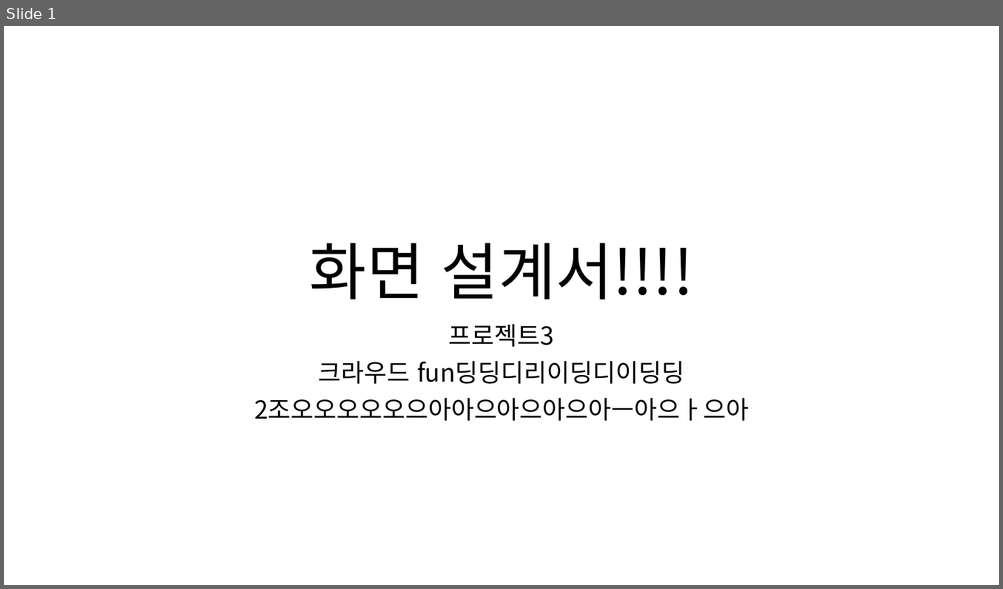
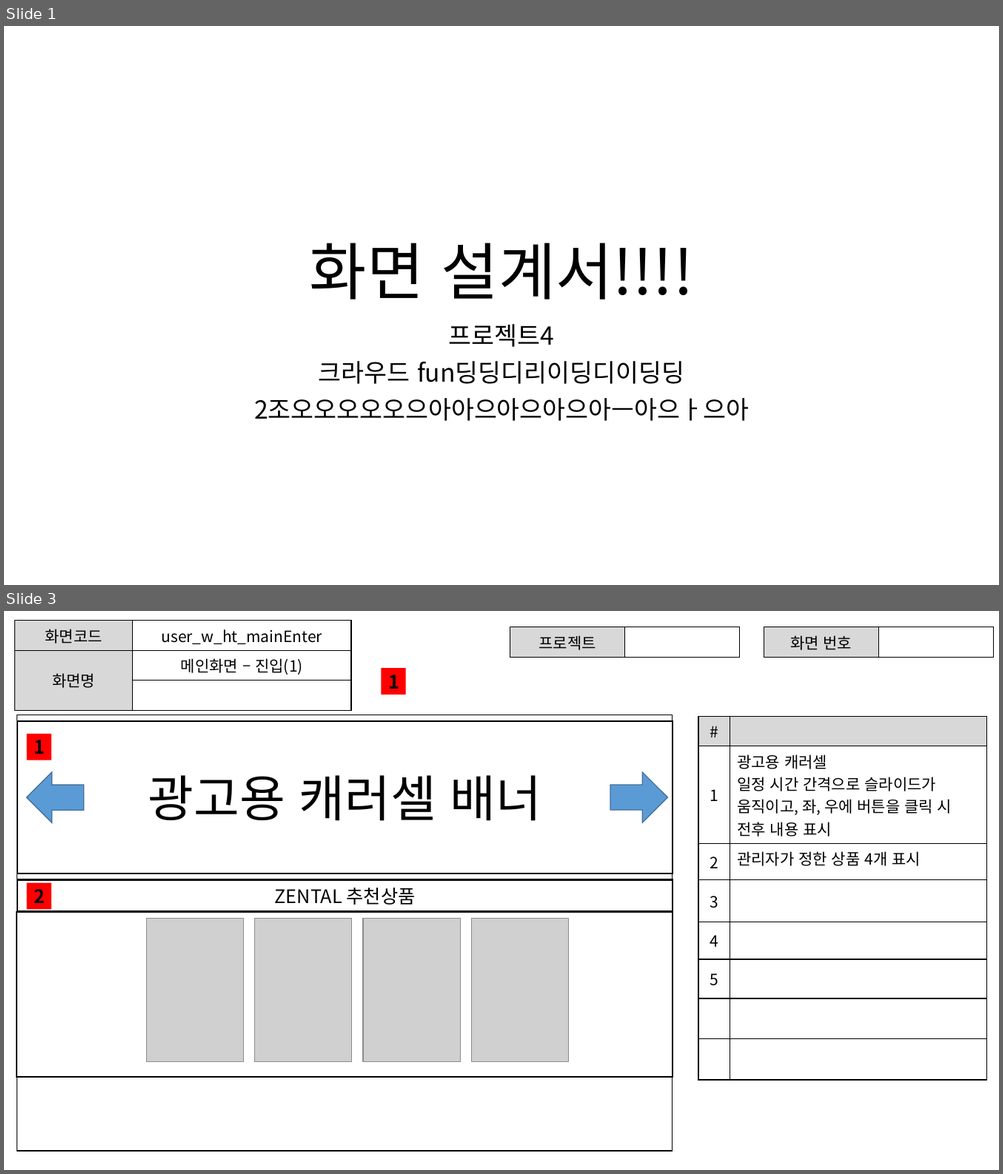
Before and after one commit to ezenteam2/RentalEquip, a slide deck: 0 발표용 파워포인트/0306 1차발표/0306 project04 - 파워포인트 - 현태.pptx. Shown one above the other, each under a label of ours: slide 1 before the commit, slides 1 and 3 after it; the slides between them are not shown. The pictures are 1003x589 and 1003x1174 pixels, drawn with LibreOffice and Linux fonts; fonts in the diff are those of the drawing; grey boxes stand for pictures. Boxes give left, top, right and bottom in pixels: in the first picture for what was removed or moved away, otherwise in the second. Text is boxed around its words. In the diff, an @@ line names an element or a change of style, - is before the commit and + after.

```diff
--- a/0 발표용 파워포인트/0306 1차발표/0306 project04 - 파워포인트 - 현태.pptx
+++ b/0 발표용 파워포인트/0306 1차발표/0306 project04 - 파워포인트 - 현태.pptx
@@ slide 3 added at <box>4,611,999,1170</box>, background #FFFFFF @@
@@ table added at <box>14,621,351,699</box>, 3 rows, 2 columns @@
+화면코드 | user_w_ht_mainEnter
+화면명 | 메인화면 – 진입(1)
+ | 
@@ table added at <box>510,627,740,653</box>, 1 rows, 2 columns @@
+프로젝트 | 
@@ table added at <box>763,627,993,653</box>, 1 rows, 2 columns @@
+화면 번호 | 
@@ rectangle added at <box>381,669,405,695</box>, fill #FF0000, 18 pt, text #000000, bold @@
+1
@@ rectangle added at <box>17,715,671,1151</box>, outline #000000 1 pt @@
@@ rectangle added at <box>17,721,673,874</box>, outline #000000 1.5 pt, 48 pt, text #000000 @@
+광고용 캐러셀 배너
@@ table added at <box>699,716,987,1062</box>, 8 rows, 2 columns @@
+# | 
+1 | 광고용 캐러셀 / 일정 시간 간격으로 슬라이드가 움직이고, 좌, 우에 버튼을 클릭 시 전후 내용 표시
+2 | 관리자가 정한 상품 4개 표시
+3 | 
+4 | 
+5 | 
+ | 
+ | 
@@ rectangle added at <box>26,734,51,760</box>, fill #FF0000, 18 pt, text #000000, bold @@
+1
@@ right arrow added at <box>26,772,84,823</box>, fill #5B9BD5, outline #43739E 1 pt @@
@@ right arrow added at <box>610,772,667,823</box>, fill #5B9BD5, outline #43739E 1 pt @@
@@ rectangle added at <box>17,880,673,912</box>, outline #000000 1.5 pt, 18 pt, text #000000 @@
+ZENTAL 추천상품
@@ rectangle added at <box>26,883,51,909</box>, fill #FF0000, 18 pt, text #000000, bold @@
+2
@@ rectangle added at <box>17,911,672,1077</box>, outline #000000 1.5 pt @@
@@ picture added at <box>147,918,244,1062</box> @@
@@ picture added at <box>255,918,352,1062</box> @@
@@ picture added at <box>363,918,460,1062</box> @@
@@ picture added at <box>471,918,568,1062</box> @@
@@ slide 1 changed as well @@
@@ subtitle at <box>449,324,554,347</box>: text changed @@
-프로젝트3
+프로젝트4
```
Also in this commit, not shown: 2 other slides added, 2 other files.
